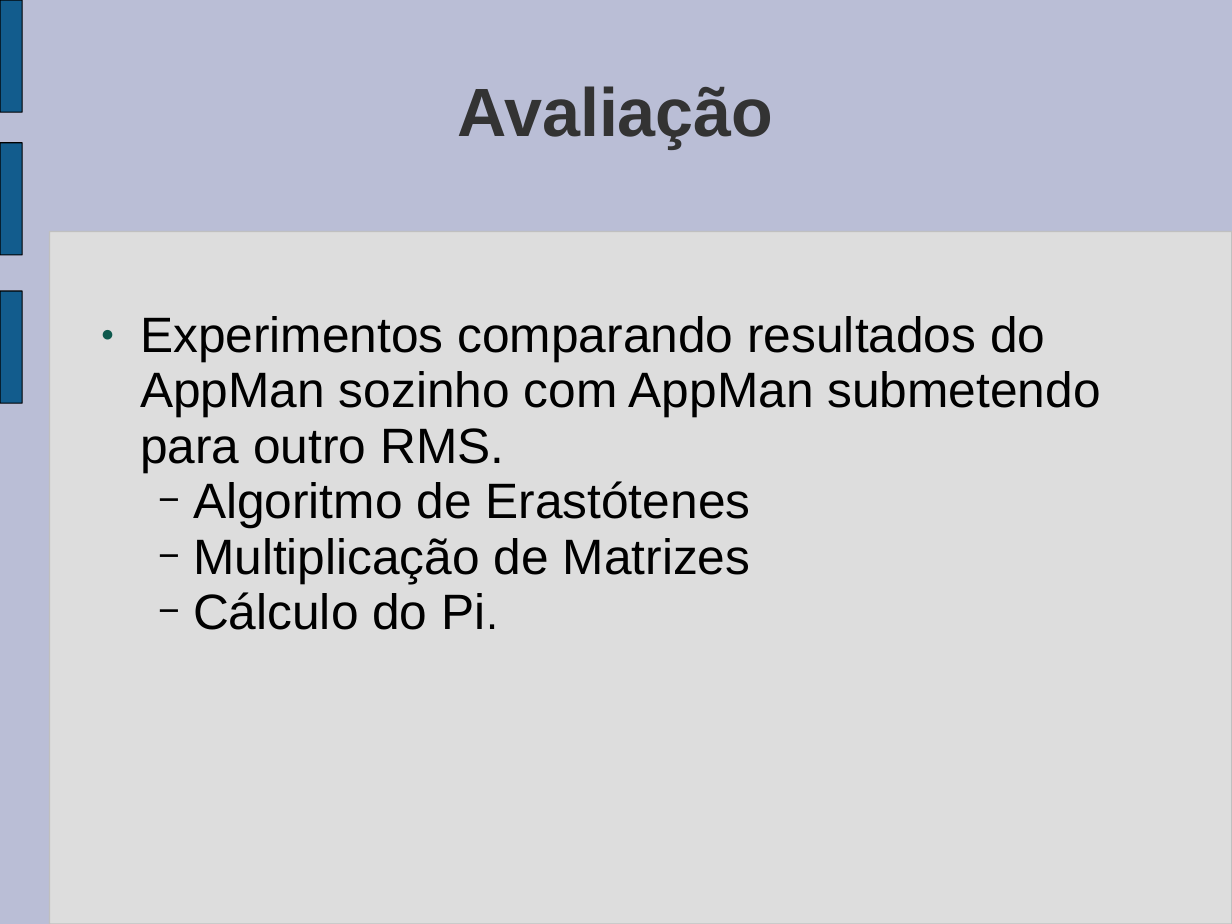
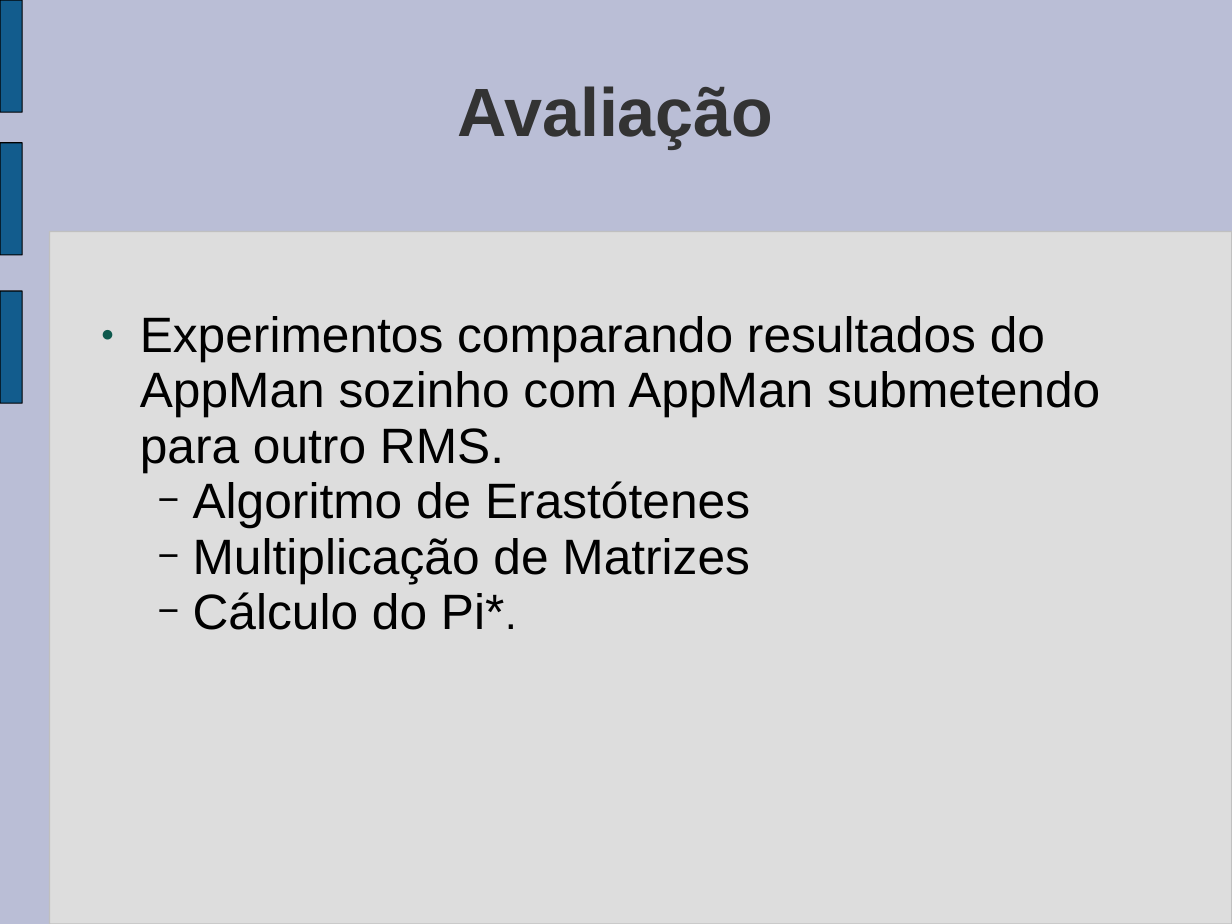
Before and after one commit to tonismar/tcc-tonismar, a slide deck: slide 11 of TCC/Monografia/SeminarioAndamento.ppt (slide 10 before the commit). Drawn at 1232x924 pixels with LibreOffice and Linux fonts; fonts in the diff are those of the drawing. Boxes give left, top, right and bottom in pixels: in the first picture for what was removed or moved away, otherwise in the second. Text is boxed around its words. In the diff, an @@ line names an element or a change of style, - is before the commit and + after.

```diff
--- a/TCC/Monografia/SeminarioAndamento.ppt
+++ b/TCC/Monografia/SeminarioAndamento.ppt
@@ text at (140,316,1100,472): indent changed @@
@@ text at (193,592,504,630): text changed @@
-  − Cálculo do Pi.
+  − Cálculo do Pi*.
```
Also in this commit, not shown: 7 other slides changed, 1 slide added.
